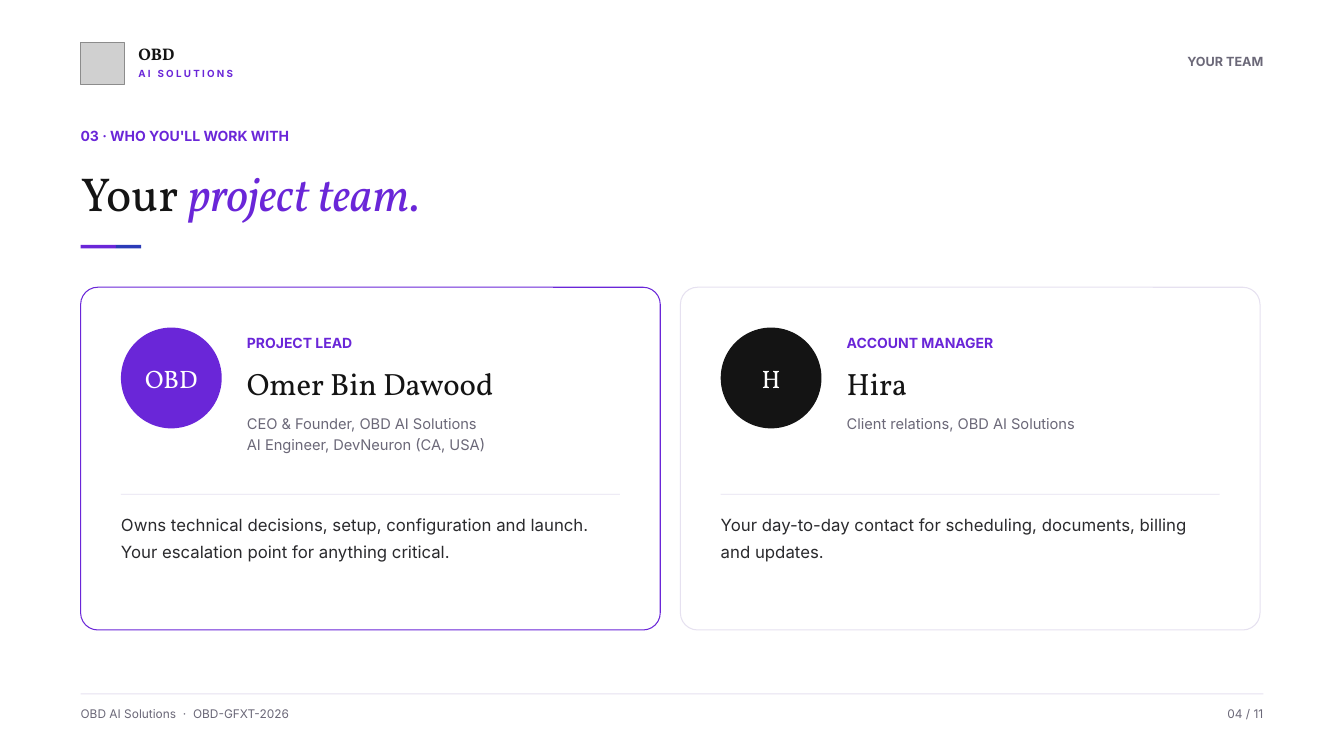
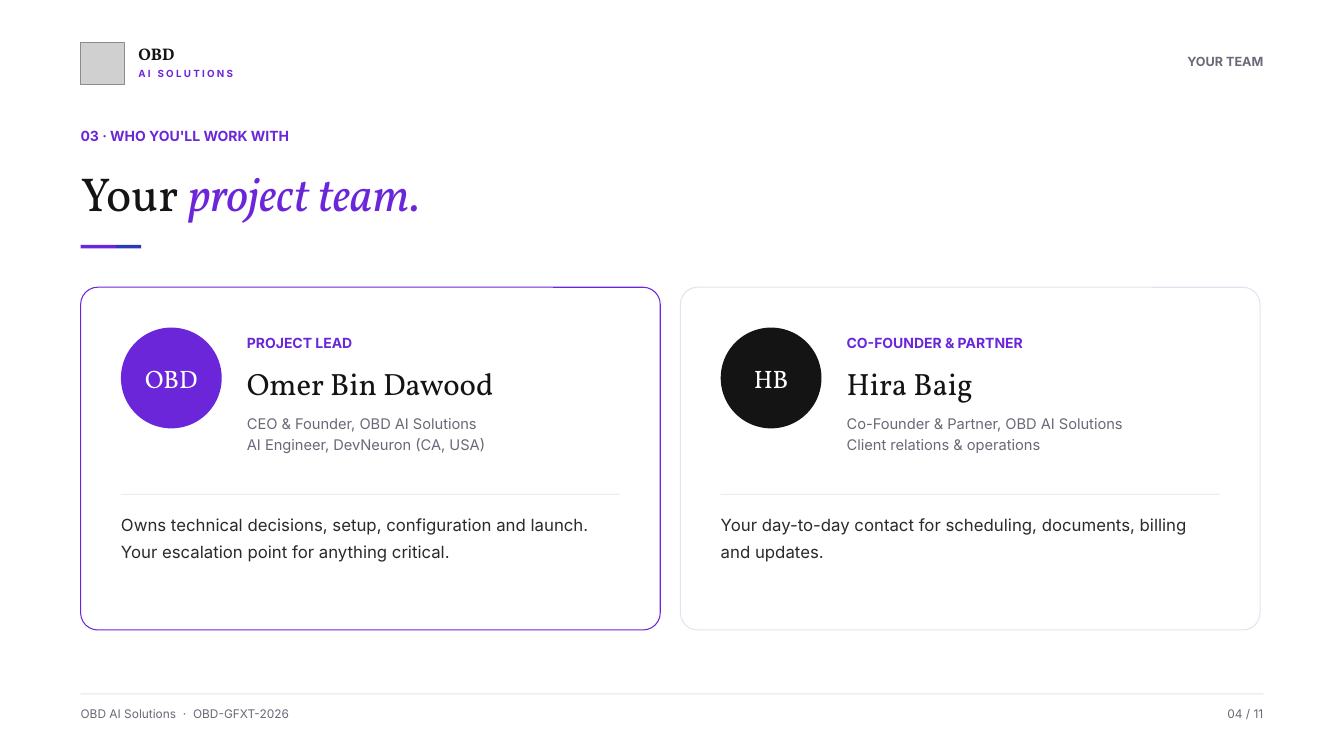
Before and after one commit to dev-qaamqaaj/website-docs, a slide deck: slide 4 of GFX-T Onboarding Kit/PPT/00 - Kickoff Deck.pptx. Drawn at 1344x756 pixels with LibreOffice and Linux fonts; fonts in the diff are those of the drawing; grey boxes stand for pictures. Boxes give left, top, right and bottom in pixels: in the first picture for what was removed or moved away, otherwise in the second. Text is boxed around its words. In the diff, an @@ line names an element or a change of style, - is before the commit and + after.

```diff
--- a/GFX-T Onboarding Kit/PPT/00 - Kickoff Deck.pptx
+++ b/GFX-T Onboarding Kit/PPT/00 - Kickoff Deck.pptx
@@ text at box(847, 337, 1023, 348): text changed @@
-ACCOUNT MANAGER
+CO-FOUNDER & PARTNER
@@ text in ellipse at box(754, 371, 789, 388): text changed @@
-H
+HB
@@ text at box(847, 373, 972, 403): text changed @@
-Hira
+Hira Baig
@@ text at box(847, 418, 1123, 453): text changed @@
-Client relations, OBD AI Solutions
+Co-Founder & Partner, OBD AI Solutions
+Client relations & operations
```
Also in this commit, not shown: 3 other slides changed, 19 other files.
